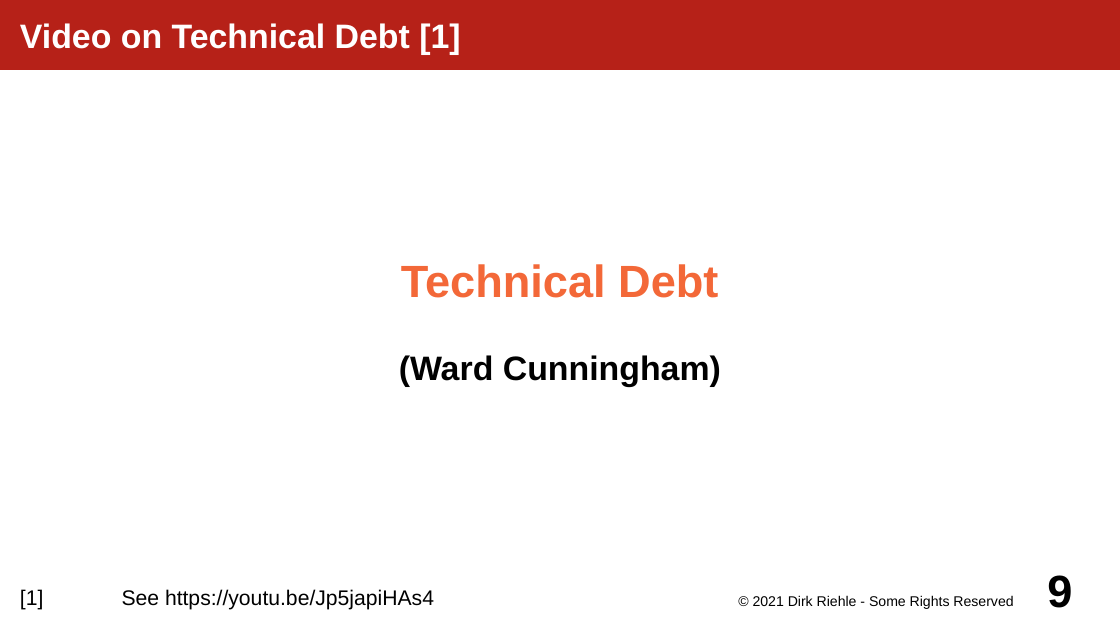
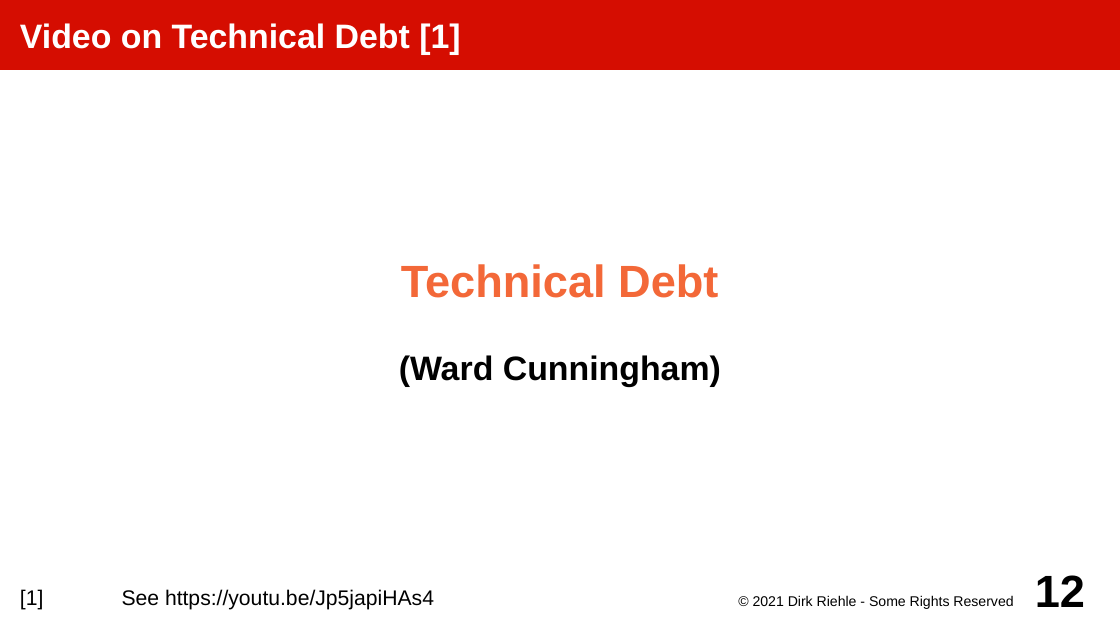
Before and after one commit to dirkriehle/amos-course, a slide deck: slide 12 of Lecture slides/AMOS E02 - Programming Practices.odp (slide 9 before the commit). Drawn at 1120x630 pixels with LibreOffice and Linux fonts; fonts in the diff are those of the drawing. Boxes give left, top, right and bottom in pixels: in the first picture for what was removed or moved away, otherwise in the second. Text is boxed around its words. In the diff, an @@ line names an element or a change of style, - is before the commit and + after.

```diff
--- a/Lecture slides/AMOS E02 - Programming Practices.odp
+++ b/Lecture slides/AMOS E02 - Programming Practices.odp
@@ title "Video on Technical Debt [1]" at bbox=[0, 0, 1120, 70]: fill #B62118 to #D50D01 @@
@@ page number at bbox=[1035, 575, 1085, 607]: text changed @@
-9
+12
```
Also in this commit, not shown: 3 other slides changed, 16 slides added, 8 other files.
